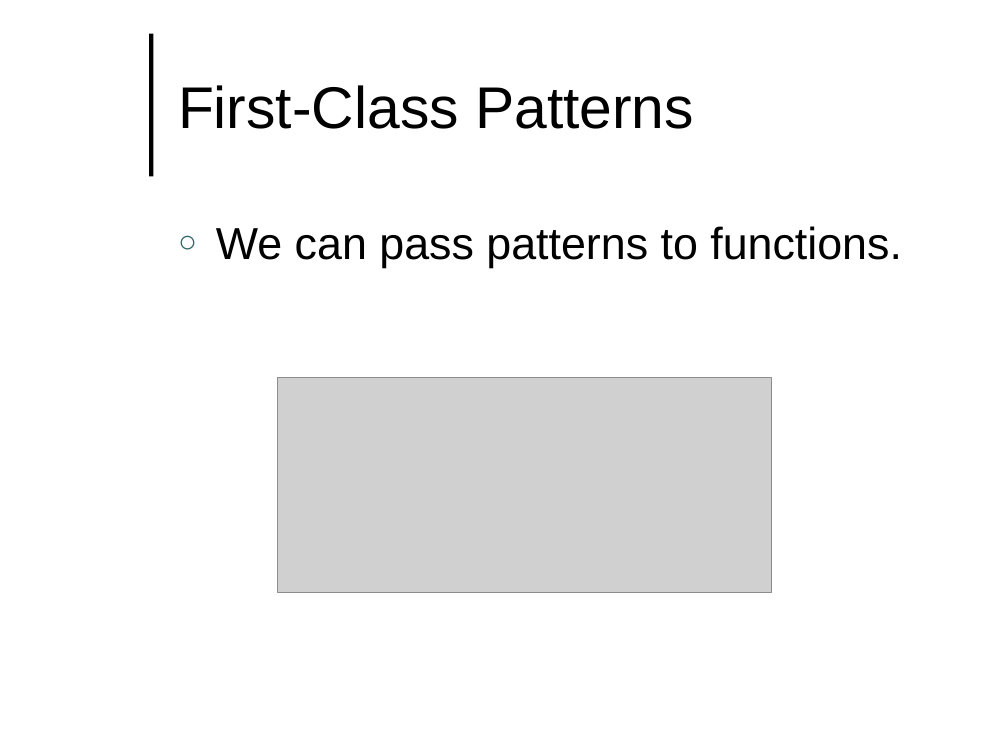
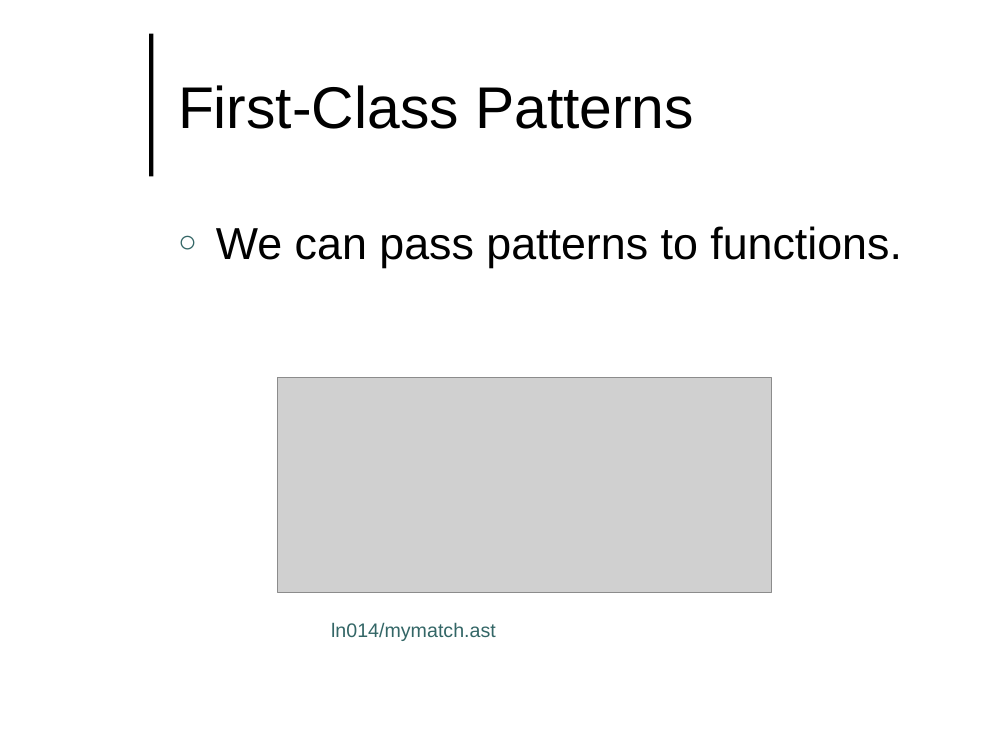
Before and after one commit to lutzhamel/CSC493, a slide deck: slide 9 of notes/csc493-ln014.pptx. Drawn at 1008x756 pixels with LibreOffice and Linux fonts; fonts in the diff are those of the drawing; grey boxes stand for pictures; background and template pictures are left out. Boxes give left, top, right and bottom in pixels: in the first picture for what was removed or moved away, otherwise in the second. Text is boxed around its words. In the diff, an @@ line names an element or a change of style, - is before the commit and + after.

```diff
--- a/notes/csc493-ln014.pptx
+++ b/notes/csc493-ln014.pptx
@@ text added at <box>331,622,496,641</box>, 14 pt, text #336666 @@
+ln014/mymatch.ast
```
Also in this commit, not shown: 2 other slides changed, 2 other files.
